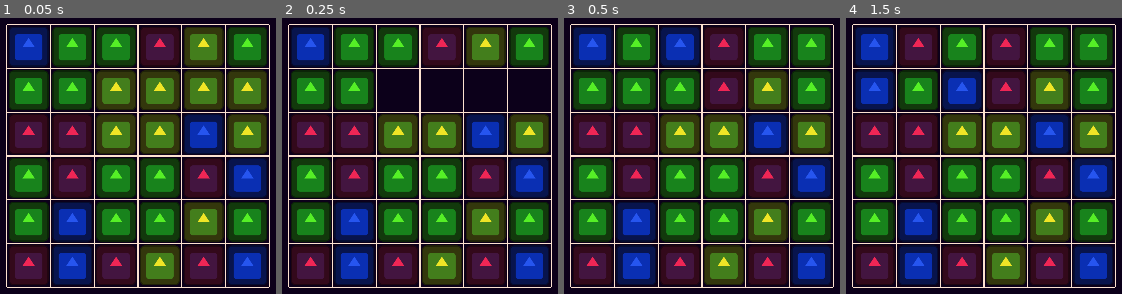
Above: before the commit, frames 1-4 (left to right).
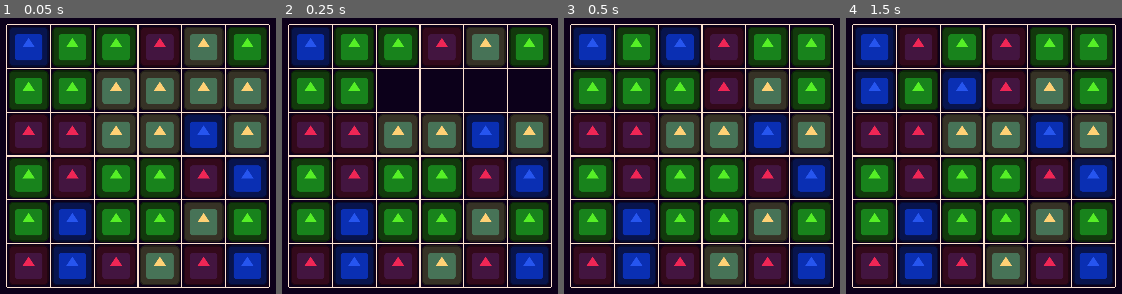
Above: after the commit, the same moments.

Repository: bonsaipropaganda/match-3-with-a-twist
Game: Godot game, scene res://Content/world.tscn
Same seed, same stepped clock (60 frames per second), same inputs: the game is played once before the commit and once after it. The engine's default icon, where the game draws it, is replaced by a stand-in: a white triangle on a blue panel in a dark square.
Inputs (mouse positions are in pixels of both pictures, inside the frame that each line leads up to):
- Up to frame 1 (0.05 s): no input
- Up to frame 2 (0.25 s): no input
- Up to frame 3 (0.5 s): no input
- Up to frame 4 (1.5 s): move the mouse to (873, 45) at 0.52 s; click (873, 45) at 0.6 s; tap Enter at 1.25 s; move the mouse to (917, 89) at 1.27 s; click (917, 89) at 1.35 s

The runs differ from the first frame. In frame 1, 18% of the frame differs, in the area x 35-97%, y 3-97%; in frame 2, 11%; in frame 3, 11%; in frame 4, 11%.

Commit message:
changed yellow color
now i can see it lol

Diff:
--- a/Content/Tile/tile.gd
+++ b/Content/Tile/tile.gd
@@ -29,7 +29,7 @@
 	Color("ef2655"),
 	Color("2655ef"),
 	Color("55ef26"),
-	Color("efe526"),
+	Color("ffd175"),
 ]
 
 func initialise(_tile_width : float, margin_width):
